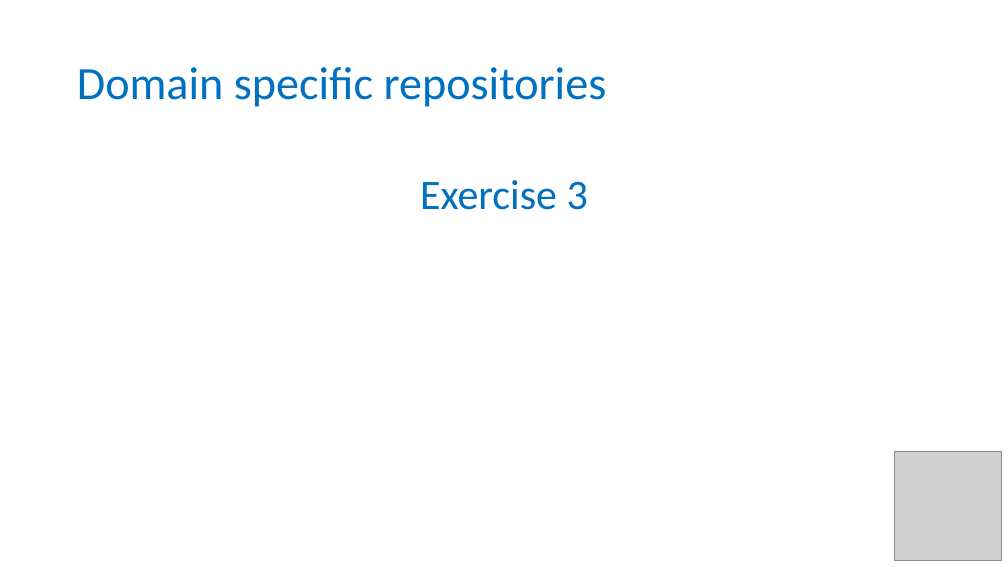
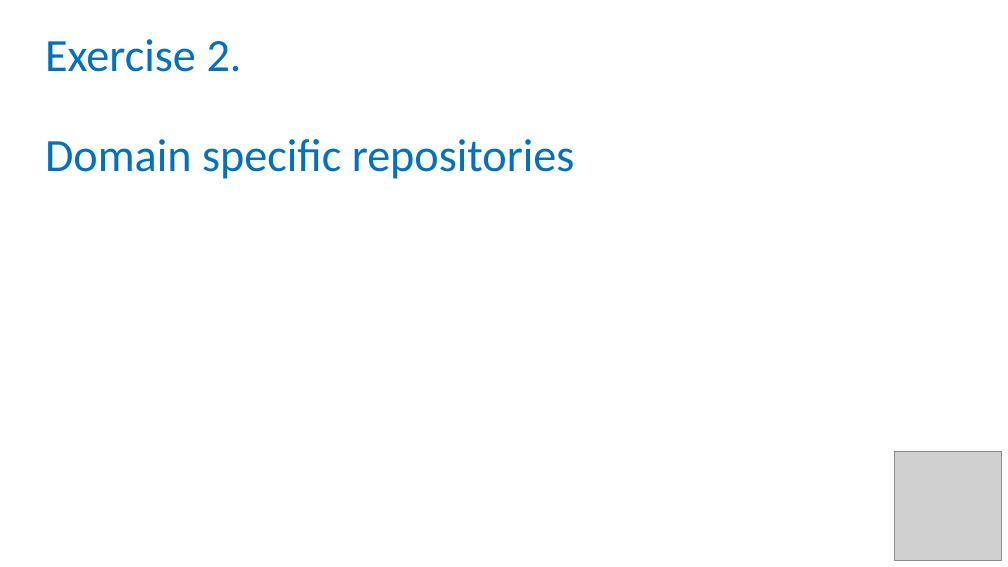
Before and after one commit to tobyhodges/probable-enigma, a slide deck: slide 11 of instructors/04-Public_repositories.pptx. Drawn at 1008x567 pixels with LibreOffice and Linux fonts; fonts in the diff are those of the drawing; grey boxes stand for pictures; background and template pictures are left out. Boxes give left, top, right and bottom in pixels: in the first picture for what was removed or moved away, otherwise in the second. Text is boxed around its words. In the diff, an @@ line names an element or a change of style, - is before the commit and + after.

Commit message:
updated FAIR exercise

```diff
--- a/instructors/04-Public_repositories.pptx
+++ b/instructors/04-Public_repositories.pptx
@@ title at [45, 39, 575, 179]: text changed @@
-Domain specific repositories
+Exercise 2.
+Domain specific repositories
@@ text removed at [420, 180, 588, 210] @@
-Exercise 3
```
Also in this commit, not shown: 5 other slides changed.
